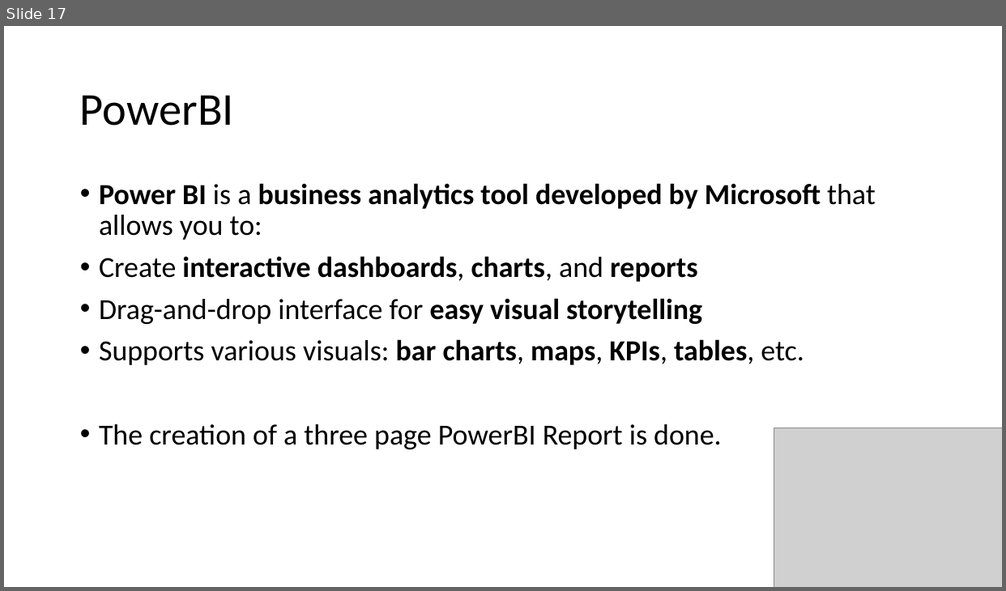
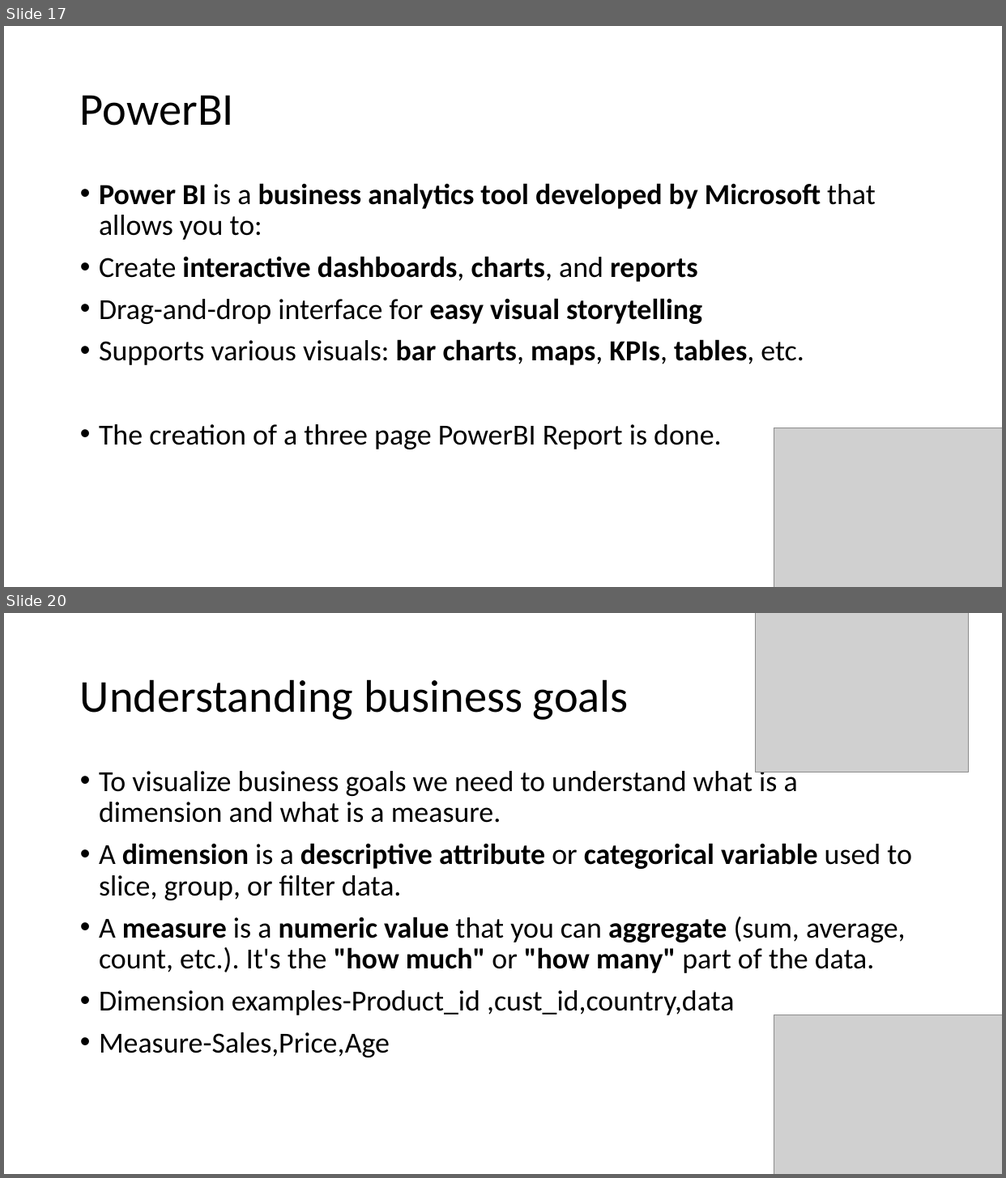
Before and after one commit to Vishwanaathh/RETAIL_SALES_DATA_ANALYTICS, a slide deck: Retail Sales Data Analysis.pptx. Shown one above the other, each under a label of ours: slide 17 before the commit, slides 17 and 20 after it; the slides between them are not shown. The pictures are 1006x591 and 1006x1178 pixels, drawn with LibreOffice and Linux fonts; fonts in the diff are those of the drawing; grey boxes stand for pictures. Boxes give left, top, right and bottom in pixels: in the first picture for what was removed or moved away, otherwise in the second. Text is boxed around its words. In the diff, an @@ line names an element or a change of style, - is before the commit and + after.

```diff
--- a/Retail Sales Data Analysis.pptx
+++ b/Retail Sales Data Analysis.pptx
@@ slide 20 added at [4,613,1002,1174], background #FFFFFF @@
@@ picture added at [755,613,968,772] @@
@@ title added at [80,679,629,720], 44 pt, text #000000 @@
+Understanding business goals
@@ text added at [99,767,912,1058], 28 pt, text #000000 @@
+• To visualize business goals we need to understand what is a dimension and what is a measure.
+• A dimension is a descriptive attribute or categorical variable used to slice, group, or filter data.
+• A measure is a numeric value that you can aggregate (sum, average, count, etc.). It's the "how much" or "how many" part of the data.
+• Dimension examples-Product_id ,cust_id,country,data
+• Measure-Sales,Price,Age
@@ picture added at [774,1016,1002,1174] @@
```
Also in this commit, not shown: 11 other slides added, 6 other files.
